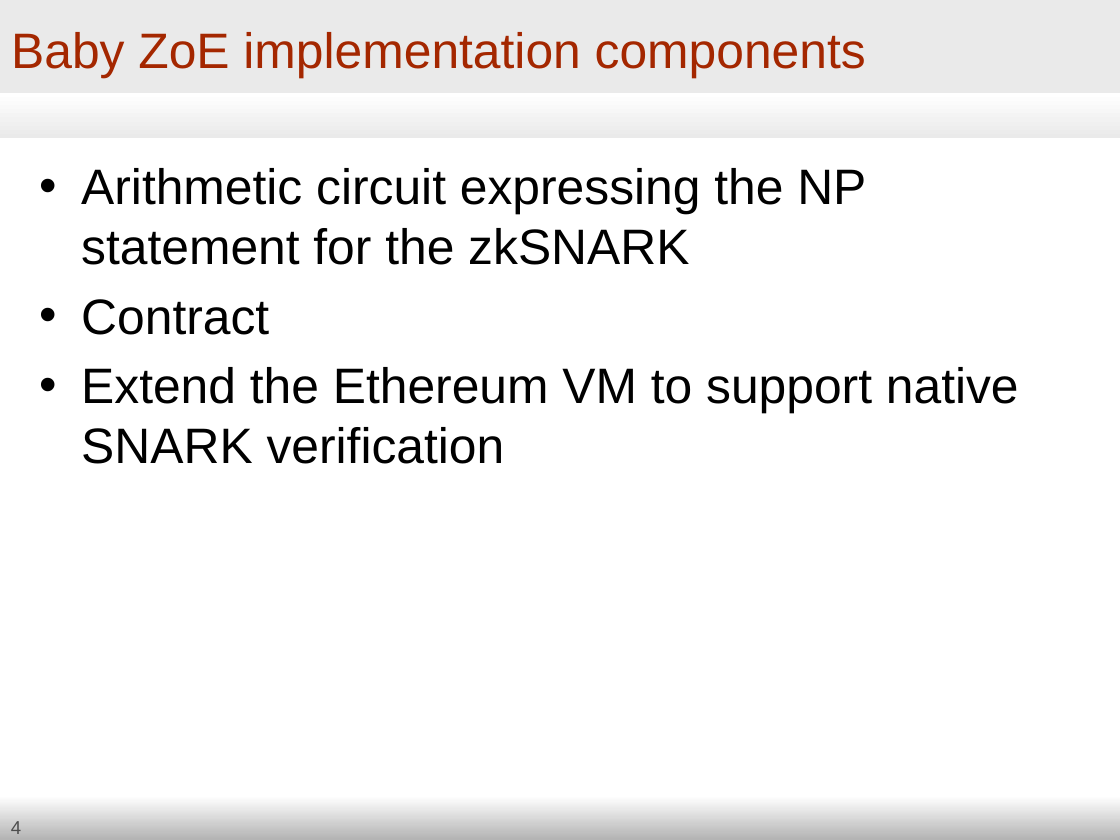
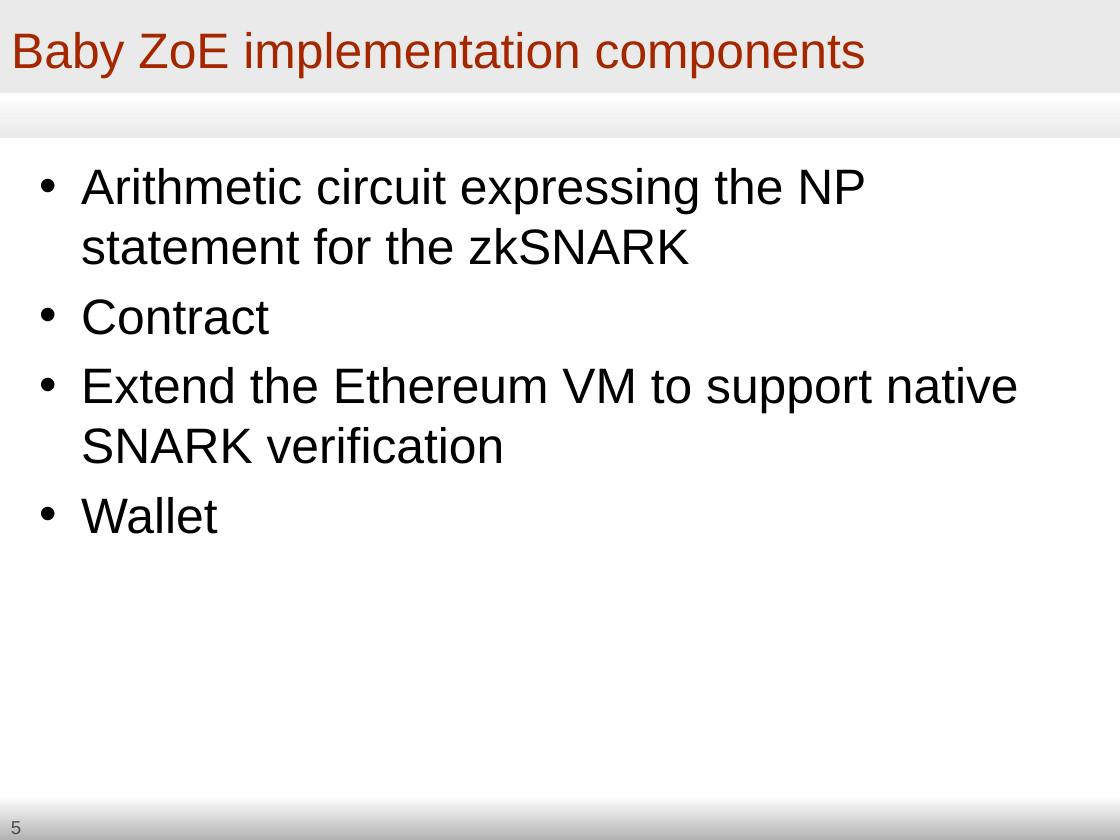
Before and after one commit to zcash-hackworks/babyzoe, a slide deck: slide 5 of babyzoe-draft2.odp (slide 4 before the commit). Drawn at 1120x840 pixels with LibreOffice and Linux fonts; fonts in the diff are those of the drawing. Boxes give left, top, right and bottom in pixels: in the first picture for what was removed or moved away, otherwise in the second. Text is boxed around its words. In the diff, an @@ line names an element or a change of style, - is before the commit and + after.

```diff
--- a/babyzoe-draft2.odp
+++ b/babyzoe-draft2.odp
@@ text at (81,497,217,534): paragraph added @@
+• Wallet
@@ page number at (11,821,21,834): text changed @@
-4
+5
```
Also in this commit, not shown: 6 other slides changed, 5 slides added, 1 slide removed.
